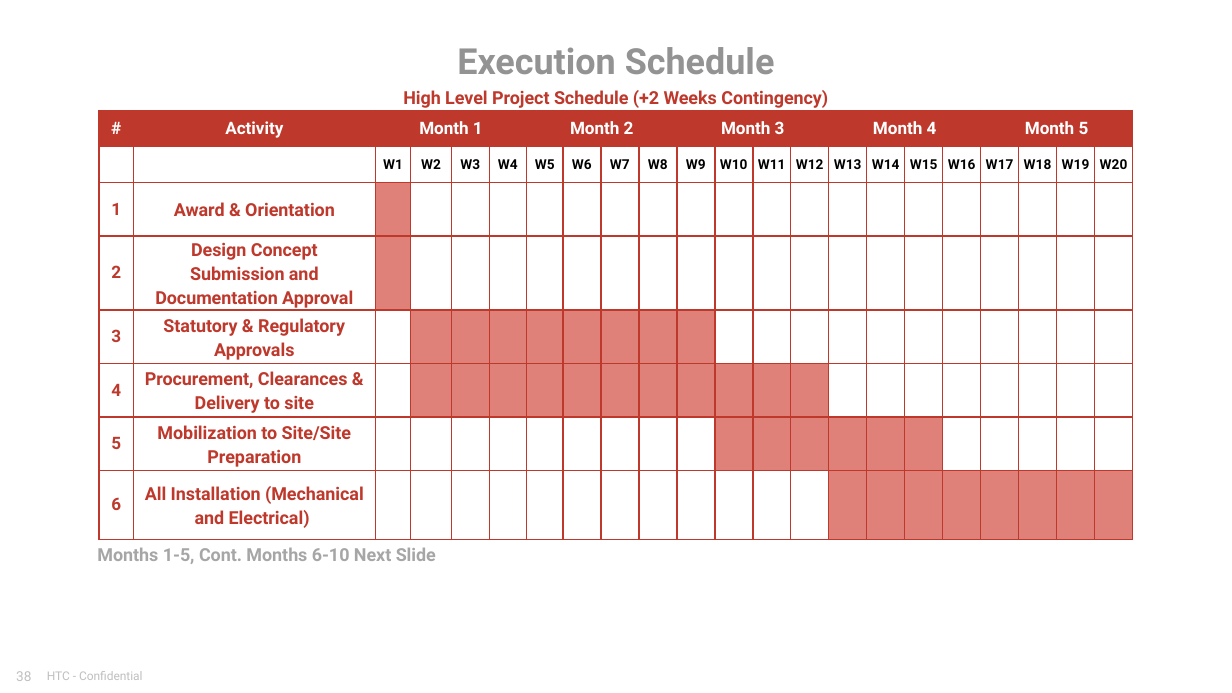
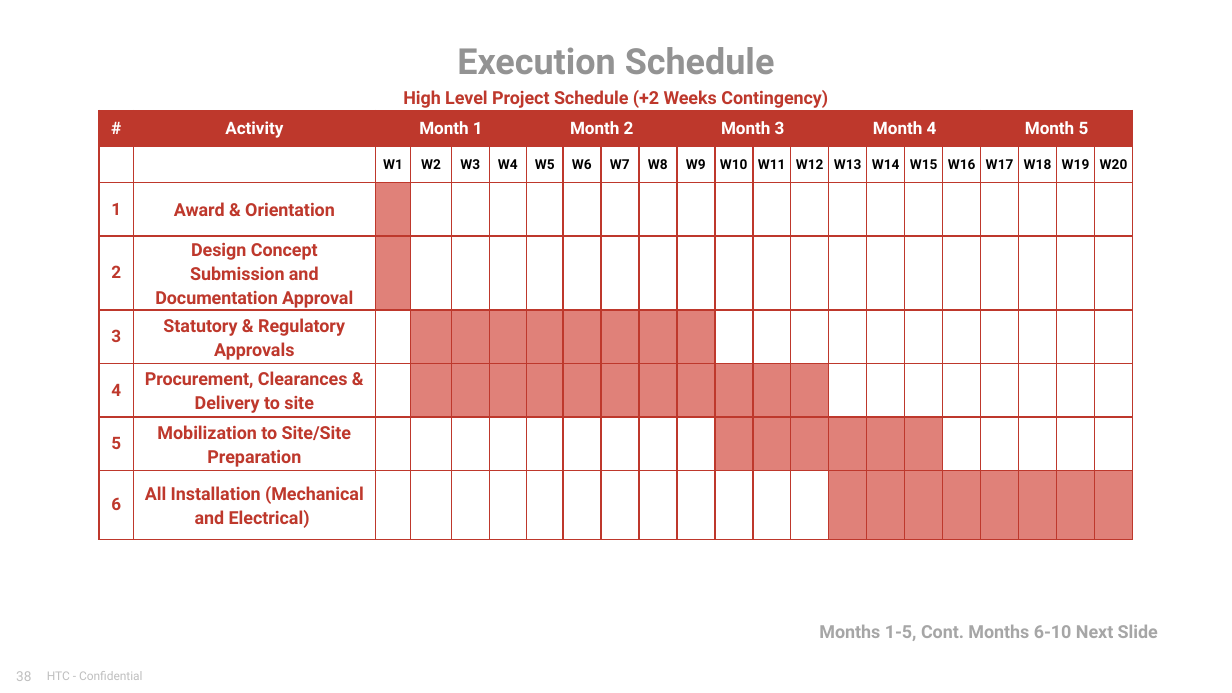
Before and after one commit to MohammedAlLawati/pv-toolkit, a slide deck: slide 38 of web/templates/offer_deck.pptx. Drawn at 1232x693 pixels with LibreOffice and Linux fonts; fonts in the diff are those of the drawing. Boxes give left, top, right and bottom in pixels: in the first picture for what was removed or moved away, otherwise in the second. Text is boxed around its words. In the diff, an @@ line names an element or a change of style, - is before the commit and + after.

```diff
--- a/web/templates/offer_deck.pptx
+++ b/web/templates/offer_deck.pptx
@@ text "Months 1-5, Cont. Months 6-10 ..." moved from (x1=97, y1=547, x2=436, y2=564) to (x1=819, y1=624, x2=1158, y2=641) @@
@@ text "Months 1-5, Cont. Months 6-10 ..." at (x1=819, y1=624, x2=1158, y2=641): alignment centre to right @@
```
Also in this commit, not shown: 1 other slide changed, 7 other files.
